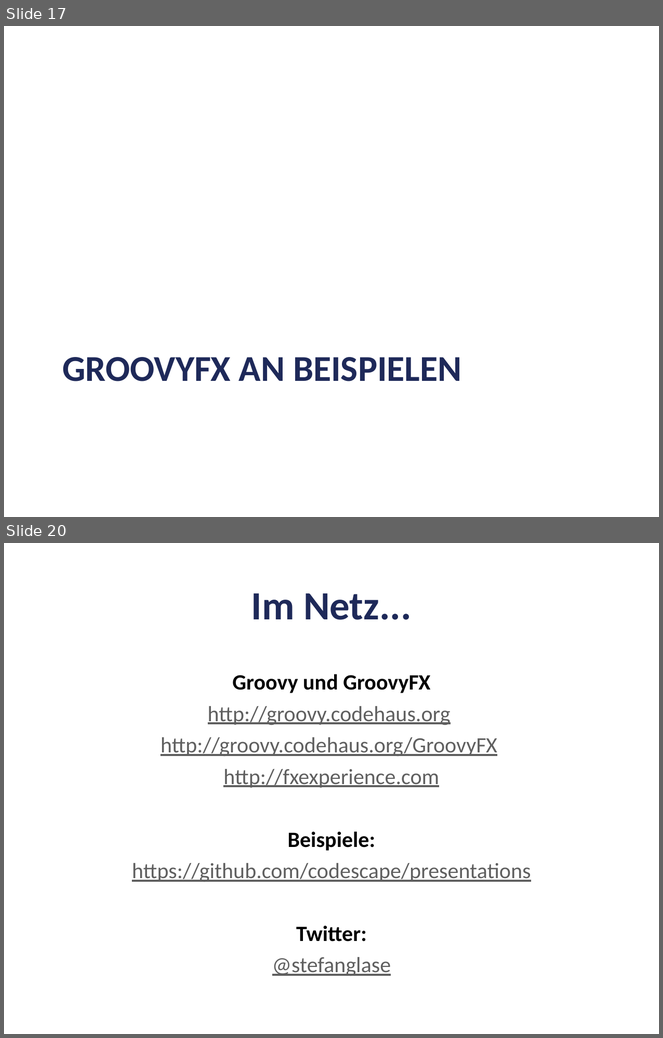
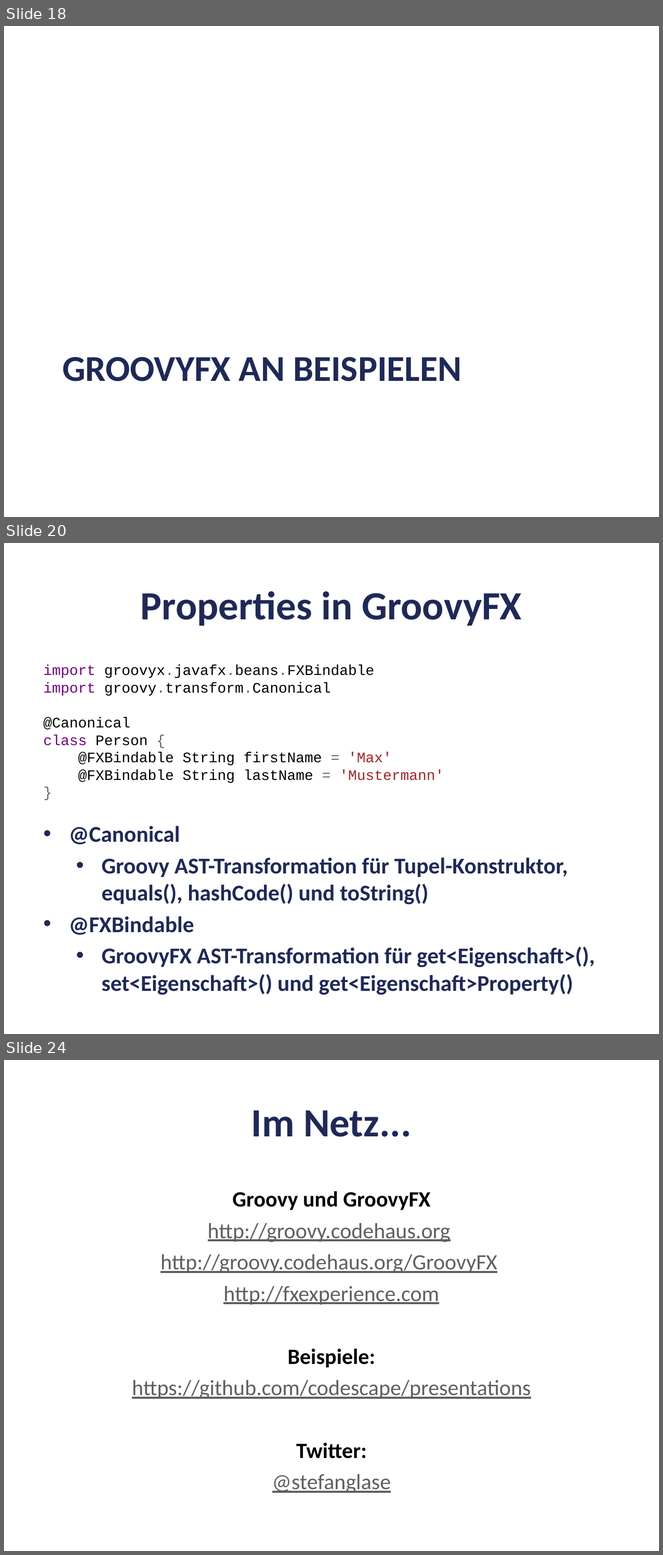
Before and after one commit to codescape/presentations, a slide deck: groovyfx-entfesselt-javafx/groovyfx-oop-2012.pptx. Shown one above the other, each under a label of ours: slides 17 and 20 before the commit, slides 18, 20 and 24 after it; the slides between them are not shown. The pictures are 663x1038 and 663x1555 pixels, drawn with LibreOffice and Linux fonts; fonts in the diff are those of the drawing; background and template pictures are left out. Boxes give left, top, right and bottom in pixels: in the first picture for what was removed or moved away, otherwise in the second. Text is boxed around its words. In the diff, an @@ line names an element or a change of style, - is before the commit and + after.

```diff
--- a/groovyfx-entfesselt-javafx/groovyfx-oop-2012.pptx
+++ b/groovyfx-entfesselt-javafx/groovyfx-oop-2012.pptx
@@ slide 20 added at (4,543,659,1034), background #FFFFFF @@
@@ title added at (141,591,522,626), 44 pt, text #1E2959, bold @@
+Properties in GroovyFX
@@ text added at (44,665,444,783), 16 pt, text #000000 @@
+import groovyx.javafx.beans.FXBindable
+import groovy.transform.Canonical
+@Canonical
+class Person {
+@FXBindable String firstName = 'Max'
+@FXBindable String lastName = 'Mustermann'
+}
@@ text added at (69,826,595,995), 24.8 pt, text #1E2959, bold @@
+• @Canonical
+  • Groovy AST-Transformation für Tupel-Konstruktor, equals(), hashCode() und toString()
+• @FXBindable
+  • GroovyFX AST-Transformation für get<Eigenschaft>(), set<Eigenschaft>() und get<Eigenschaft>Property()
@@ what was slide 17 is now slide 18 @@
@@ what was slide 20 is now slide 24 @@
```
Also in this commit, not shown: 3 slides changed, 5 other slides added, 2 slides removed, 2 other files.
